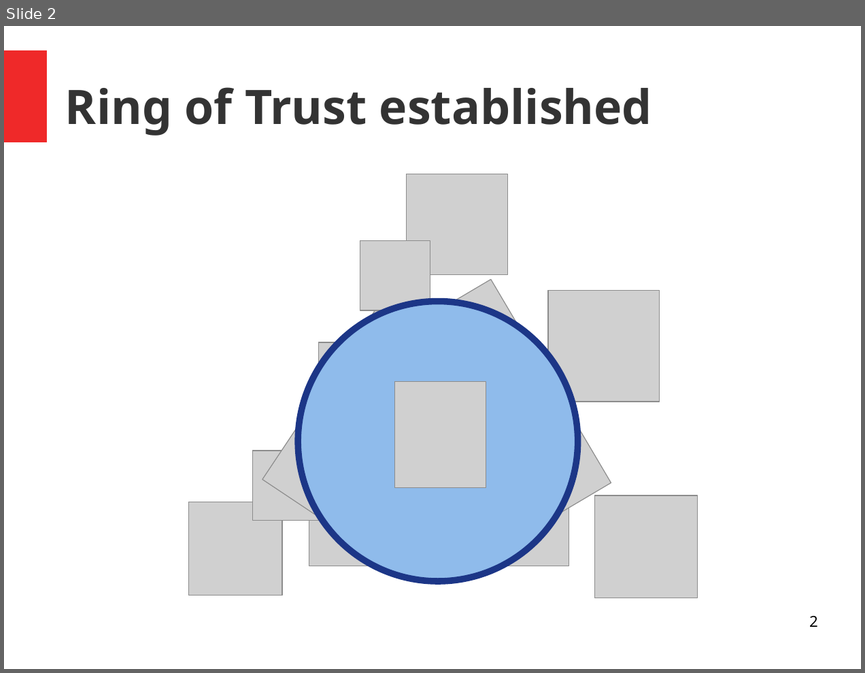
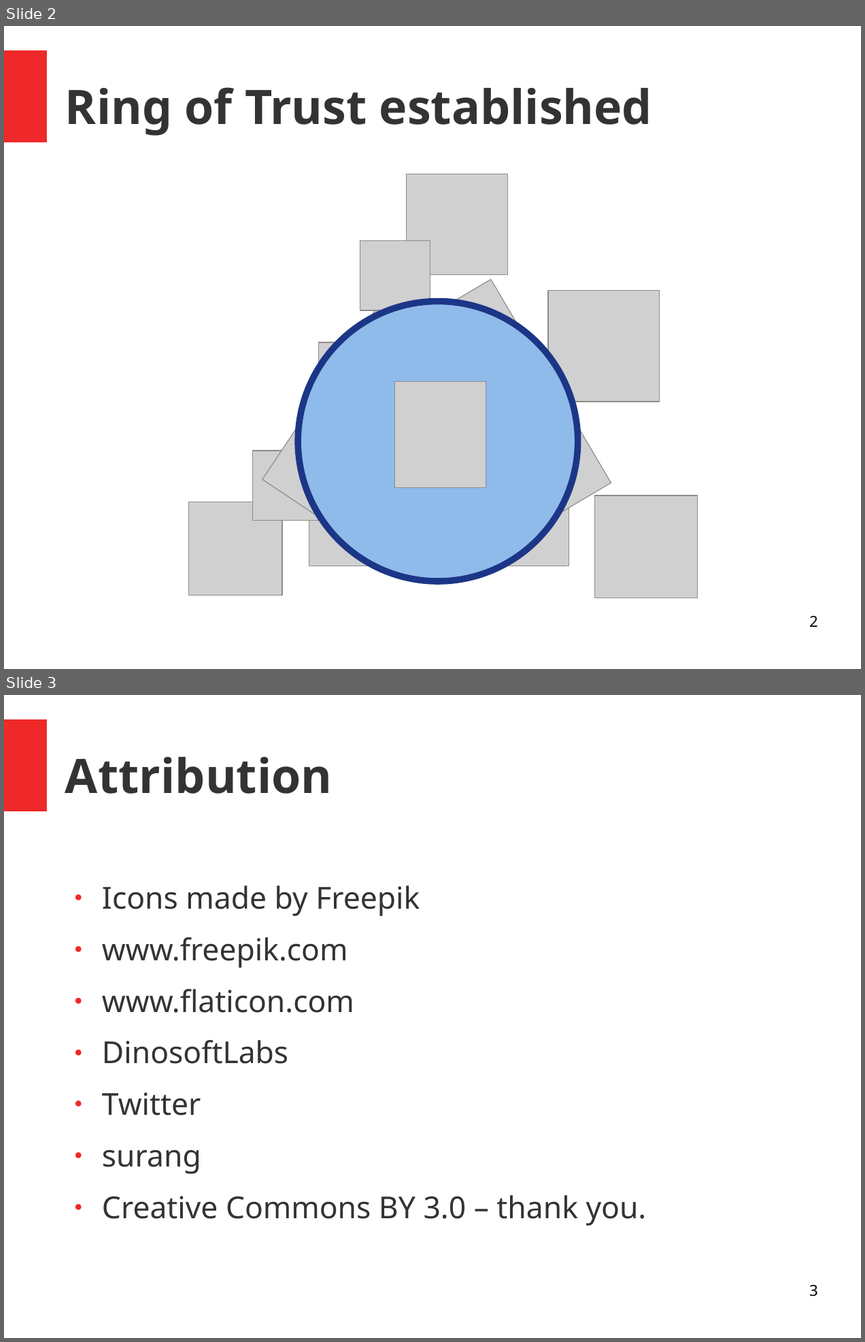
Before and after one commit to tdkuehnel/libncot, a slide deck: docs/slides/a_ring_of_trust_forms.odp. Shown one above the other, each under a label of ours: slide 2 before the commit, slides 2 and 3 after it. The pictures are 865x673 and 865x1342 pixels, drawn with LibreOffice and Linux fonts; fonts in the diff are those of the drawing; grey boxes stand for pictures. Boxes give left, top, right and bottom in pixels: in the first picture for what was removed or moved away, otherwise in the second. Text is boxed around its words. In the diff, an @@ line names an element or a change of style, - is before the commit and + after.

Commit message:
Add README in docs folder. Add attribution for icons used.

```diff
--- a/docs/slides/a_ring_of_trust_forms.odp
+++ b/docs/slides/a_ring_of_trust_forms.odp
@@ slide 3 added at bbox=[4, 695, 861, 1338], background #FFFFFF; not listed: 1 template element that a slide beside it also shows @@
@@ title added at bbox=[65, 757, 332, 794], 44 pt, text #333333, bold @@
+Attribution
@@ text added at bbox=[102, 885, 647, 1225], 28 pt, text #333333 @@
+● Icons made by Freepik
+● www.freepik.com
+● www.flaticon.com
+● DinosoftLabs
+● Twitter
+● surang
+● Creative Commons BY 3.0 – thank you.
@@ page number added at bbox=[809, 1285, 818, 1296], 14 pt, text #000000 @@
+3
```
Also in this commit, not shown: 3 other files.
